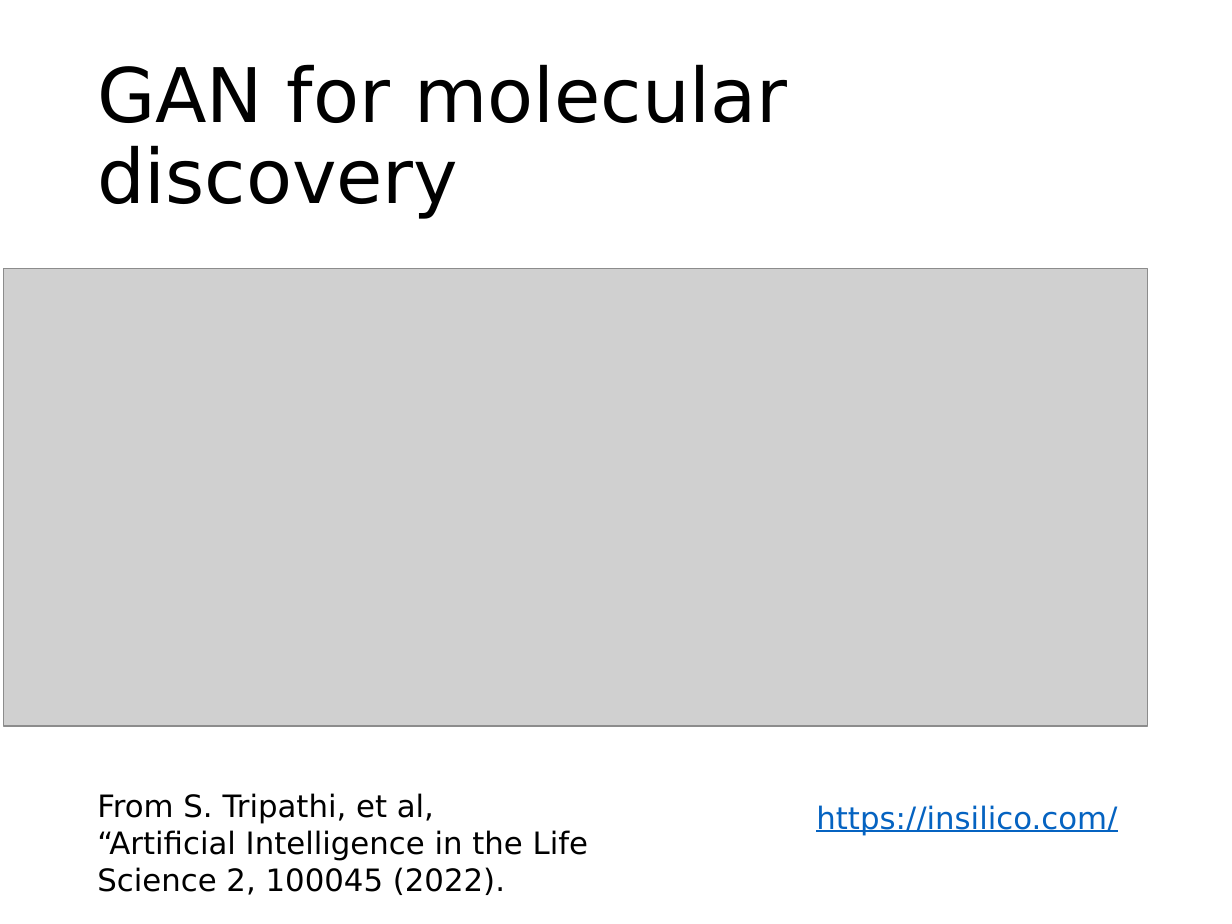
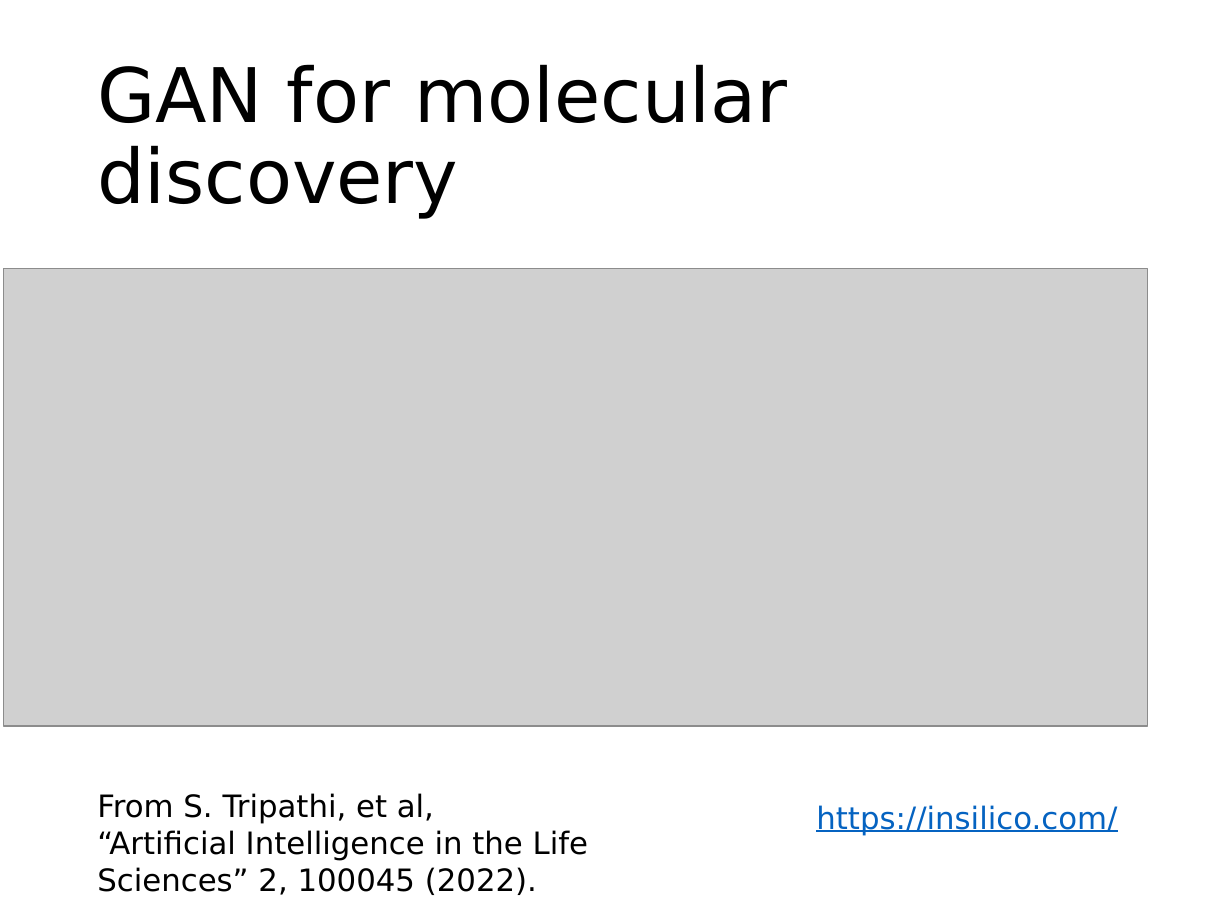
Before and after one commit to phywjs/phywjs.github.io, a slide deck: slide 7 of AIS5103/ML-slide-10.pptx. Drawn at 1232x924 pixels with LibreOffice and Linux fonts; fonts in the diff are those of the drawing; grey boxes stand for pictures. Boxes give left, top, right and bottom in pixels: in the first picture for what was removed or moved away, otherwise in the second. Text is boxed around its words. In the diff, an @@ line names an element or a change of style, - is before the commit and + after.

```diff
--- a/AIS5103/ML-slide-10.pptx
+++ b/AIS5103/ML-slide-10.pptx
@@ text at box(97, 830, 588, 895): text changed @@
-“Artificial Intelligence in the Life Science 2, 100045 (2022).
+“Artificial Intelligence in the Life Sciences” 2, 100045 (2022).
```
Also in this commit, not shown: 4 other slides changed, 1 slide added, 1 slide removed.
